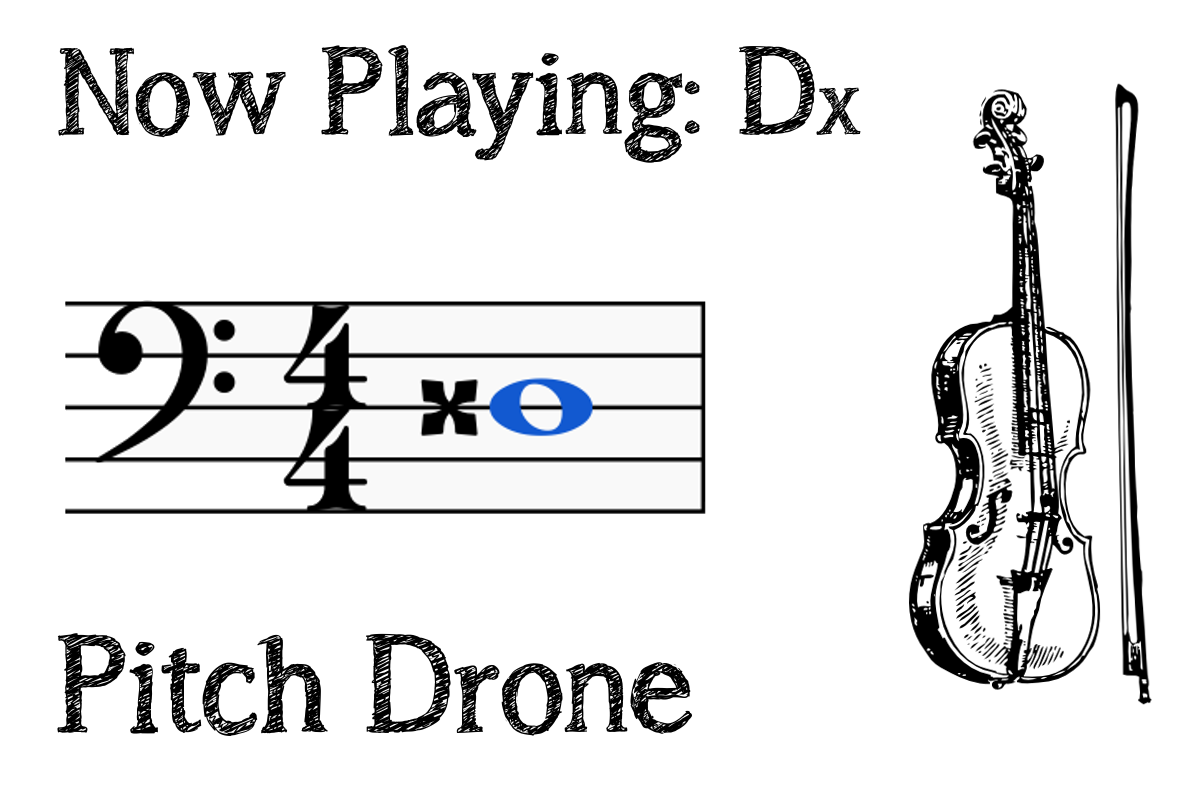
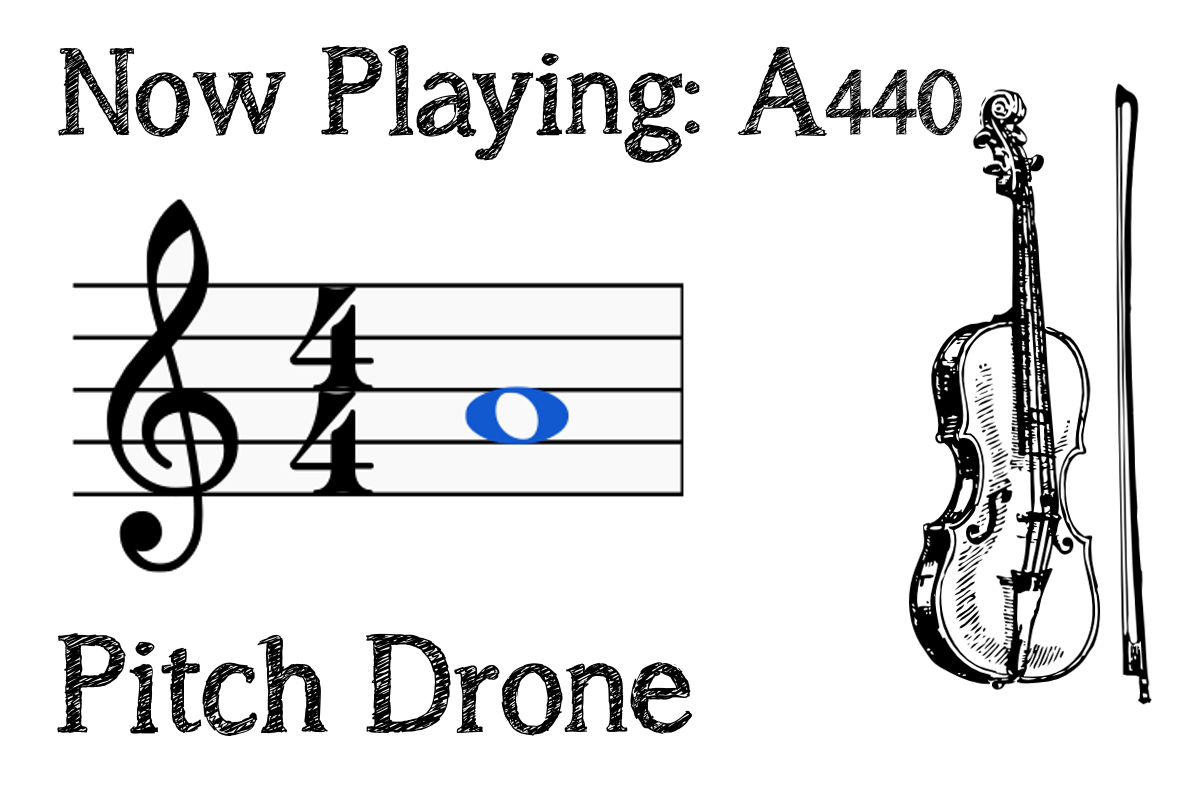
Two versions of the same layered image (1200 x 800). Layer-by-layer changes:
renamed "Now Playing: Dx" to "Now Playing: A440", painted on it over [737, 46, 962, 137]
added layer "Layer #22" above "Layer #21" over [65, 198, 684, 573]
hid "Layer #4", painted on it over [65, 245, 706, 532]
